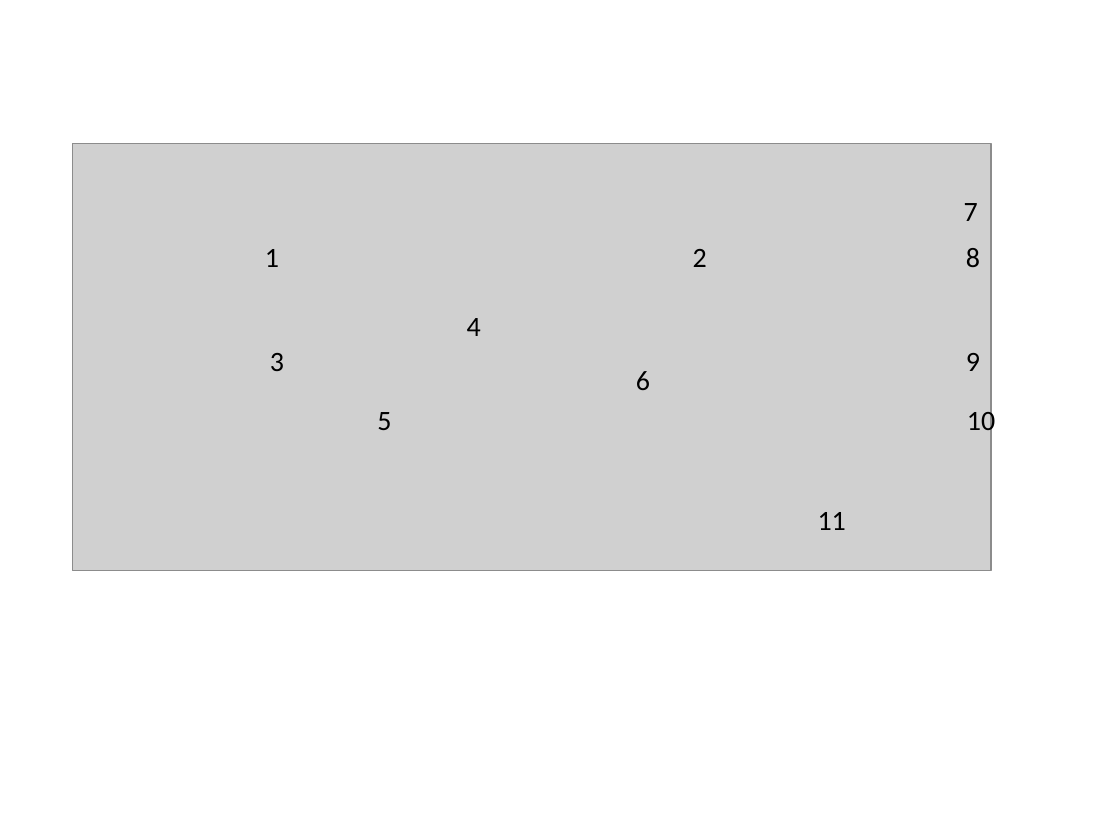
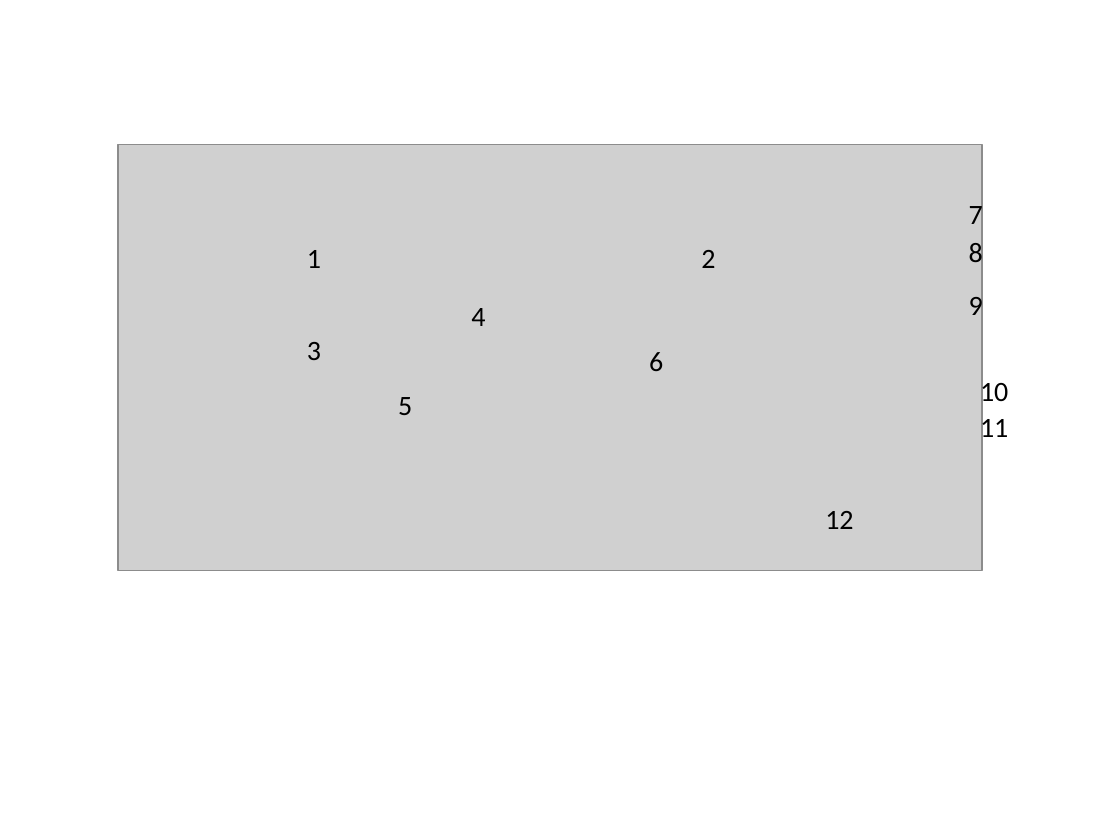
Before and after one commit to DePrettoM/EEGpal, a slide deck: slide 21 of Manuels/picture_EEGpal_manuals.pptx. Drawn at 1120x840 pixels with LibreOffice and Linux fonts; fonts in the diff are those of the drawing; grey boxes stand for pictures. Boxes give left, top, right and bottom in pixels: in the first picture for what was removed or moved away, otherwise in the second. Text is boxed around its words. In the diff, an @@ line names an element or a change of style, - is before the commit and + after.

```diff
--- a/Manuels/picture_EEGpal_manuals.pptx
+++ b/Manuels/picture_EEGpal_manuals.pptx
@@ picture resized from (x1=73, y1=143, x2=991, y2=570) to (x1=118, y1=144, x2=982, y2=570) @@
@@ text "7" rewrapped from (x1=964, y1=203, x2=978, y2=221) to (x1=969, y1=201, x2=983, y2=231) @@
@@ text "1" moved from (x1=265, y1=249, x2=279, y2=267) to (x1=307, y1=250, x2=321, y2=268) @@
@@ text "2" moved from (x1=693, y1=249, x2=707, y2=267) to (x1=701, y1=250, x2=715, y2=268) @@
@@ text "8" rewrapped from (x1=966, y1=248, x2=980, y2=267) to (x1=969, y1=239, x2=983, y2=269) @@
@@ text "4" moved from (x1=467, y1=318, x2=481, y2=336) to (x1=471, y1=308, x2=485, y2=326) @@
@@ text "9" rewrapped from (x1=966, y1=353, x2=980, y2=371) to (x1=969, y1=292, x2=983, y2=322) @@
@@ text "3" moved from (x1=270, y1=353, x2=284, y2=371) to (x1=307, y1=342, x2=321, y2=360) @@
@@ text "6" moved from (x1=636, y1=371, x2=650, y2=390) to (x1=649, y1=352, x2=663, y2=371) @@
@@ text "5" moved from (x1=377, y1=412, x2=391, y2=430) to (x1=398, y1=397, x2=412, y2=415) @@
@@ text "10" moved from (x1=967, y1=407, x2=995, y2=437) to (x1=980, y1=377, x2=1008, y2=407) @@
@@ text "11" rewrapped from (x1=818, y1=512, x2=846, y2=530) to (x1=980, y1=413, x2=1008, y2=443) @@
@@ text added at (x1=825, y1=511, x2=853, y2=529), 18 pt, text #000000 @@
+12
```
Also in this commit, not shown: 1 other slide changed, 1 slide added, 8 other files.
